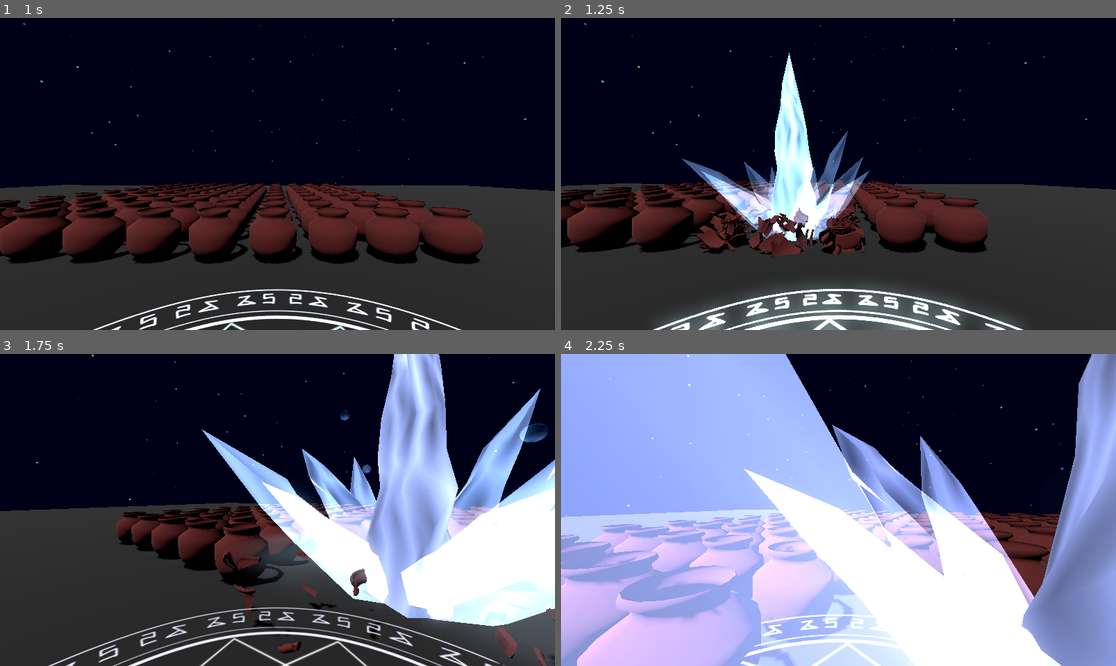
Above: before the commit, frames 1-4 (two rows, left to right).
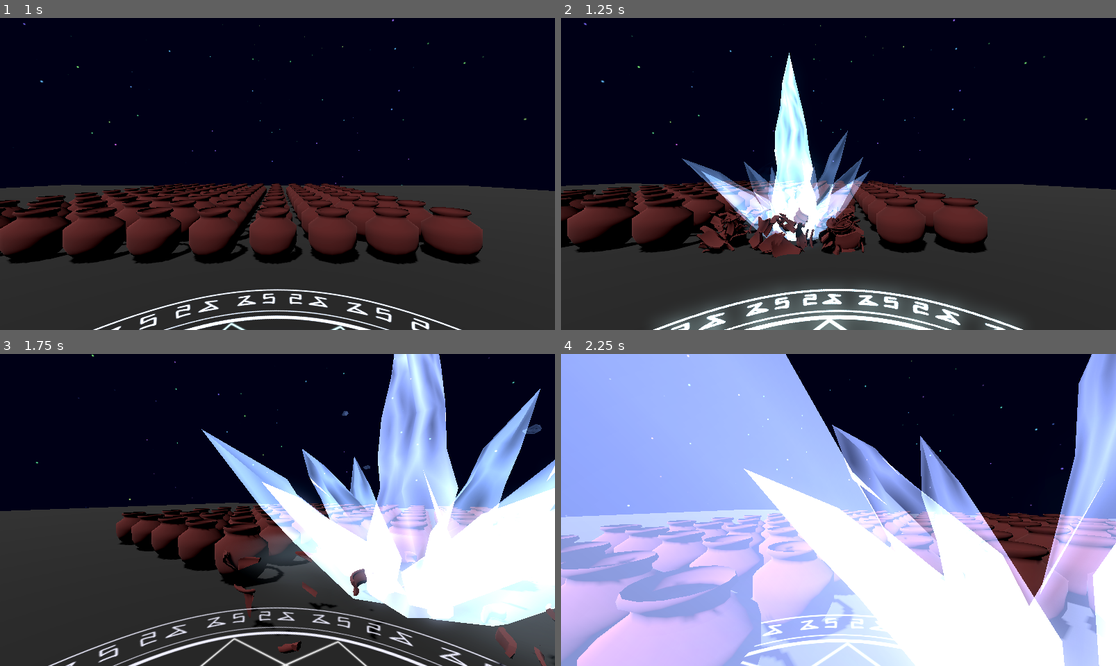
Above: after the commit, the same moments.

Repository: wispykey/shader-dump
Game: Godot game, scene res://demo_map.tscn
Same seed, same stepped clock (60 frames per second), same inputs: the game is played once before the commit and once after it.
Inputs (mouse positions are in pixels of both pictures, inside the frame that each line leads up to):
- Up to frame 1 (1 s): tap Enter (ui_accept) at 0.5, 0.77 s; move the mouse to (399, 158) at 0.52 s; hold Right (ui_right) from 0.53 s (still down); click (399, 158) at 0.67 s
- Up to frame 2 (1.25 s): keep holding Right (ui_right)
- Up to frame 3 (1.75 s): move the mouse to (249, 510) at 1.27 s; release Right (ui_right) at 1.28 s; hold Up (ui_up) from 1.28 s (still down); tap Enter (ui_accept) at 1.52 s
- Up to frame 4 (2.25 s): keep holding Up (ui_up); move the mouse to (849, 503) at 2.02 s

Frame 1 is identical in both runs. In frame 2, 0.5% of the frame differs, in the area x 37-47%, y 36-72%; in frame 3, 4.6%; in frame 4, 10%, in the area x 82-100%, y 0-100%.

Commit message:
Improve shape of tiny shards

Diff:
--- a/3D/SoulFreeze/large_shard_material.tres
+++ b/3D/SoulFreeze/large_shard_material.tres
@@ -16,7 +16,8 @@
 color_ramp = SubResource("Gradient_vo6yo")
 
 [resource]
+blend_mode = 1
 shading_mode = 0
-albedo_color = Color(1.2377636, 1.384157, 1.9919585, 0.20483756)
+albedo_color = Color(1.4314969, 1.5976101, 2.2970352, 0.6117647)
 albedo_texture = SubResource("NoiseTexture2D_m4dvh")
 refraction_enabled = true
--- a/3D/SoulFreeze/small_shard_material.tres
+++ b/3D/SoulFreeze/small_shard_material.tres
@@ -18,6 +18,6 @@
 transparency = 1
 blend_mode = 1
 shading_mode = 0
-albedo_color = Color(1.1323519, 1.2669139, 1.8251296, 0.13694364)
+albedo_color = Color(1.4319261, 1.5980874, 2.2977145, 0.43775183)
 albedo_texture = SubResource("NoiseTexture2D_m4dvh")
 refraction_enabled = true
--- a/3D/SoulFreeze/soul_freeze.tscn
+++ b/3D/SoulFreeze/soul_freeze.tscn
@@ -432,10 +432,10 @@
 tracks/13/interp = 1
 tracks/13/loop_wrap = true
 tracks/13/keys = {
-"times": PackedFloat32Array(0.16666667, 0.33118424, 0.96666664, 2.2193642, 2.7666667, 2.9666667),
-"transitions": PackedFloat32Array(1.2745613, 0.7845841, 0.7845841, 0.7845841, 2.0000007, 1),
-"update": 0,
-"values": [Color(1.4319261, 1.5980874, 2.2977145, 0), Color( …(117 unchanged characters)… 80874, 2.2977145, 0.41960785), Color(1.0037289, 1.1220398, 1.6201918, 0.32941177), Color(1.0448701, 1.1677785, 1.6852883, 0.015686275)]
+"times": PackedFloat32Array(0.16666667, 0.33118424, 0.96666664, 2.2193642, 3.1),
+"transitions": PackedFloat32Array(1.2745613, 0.7845841, 0.7845841, 0.7845841, 1),
+"update": 0,
+"values": [Color(1.4319261, 1.5980874, 2.2977145, 0), Color( …(117 unchanged characters)… 80874, 2.2977145, 0.41960785), Color(1.041959, 1.1706249, 1.6852883, 0)]
 }
 tracks/14/type = "value"
 tracks/14/imported = false
@@ -444,10 +444,10 @@
 tracks/14/interp = 1
 tracks/14/loop_wrap = true
 tracks/14/keys = {
-"times": PackedFloat32Array(0.04418792, 0.26666668, 0.9, 2.2, 2.7666667, 3.1),
+"times": PackedFloat32Array(0.04418792, 0.26666668, 0.9, 2.0666666, 2.7666667, 3.1),
 "transitions": PackedFloat32Array(1.2311445, 0.49999997, 0.7845841, 0.7845841, 2.0000007, 1),
 "update": 0,
-"values": [Color(1.4314969, 1.5976101, 2.2970352, 0), Color(1.5959109, 2.227999, 2.603, 0.788), Color(1.4314969, 1.5976101, 2.2970352, 0.6117647), Color(1.4319261, 1.5980874, 2.2977145, 0.40784314), Color(1.0037289, 1.1220398, 1.6201918, 0.32941177), Color(0.6117647, 0.6862745, 1, 0.05882353)]
+"values": [Color(1.4314969, 1.5976101, 2.2970352, 0), Color(1.5959109, 2.227999, 2.603, 0.788), Color(1.4314969, 1.5976101, 2.2970352, 0.6117647), Color(1.4314969, 1.5976101, 2.2970352, 0.6117647), Color(1.0037289, 1.1220398, 1.6201918, 0.32941177), Color(0.61, 0.688, 1, 0)]
 }
 tracks/15/type = "value"
 tracks/15/imported = false
@@ -816,7 +816,7 @@
 draw_pass_1 = SubResource("QuadMesh_d1cuh")
 
 [node name="Decal" type="MeshInstance3D" parent="." unique_id=1039718862]
-transform = Transform3D(3.2999997, 0, 5.715768, 0, 1, 0, -5.715768, 0, 3.2999997, 0, 0, 0)
+transform = Transform3D(3.302036, 0, 5.719295, 0, 1, 0, -5.719295, 0, 3.302036, 0, 0, 0)
 sorting_use_aabb_center = false
 material_override = SubResource("ShaderMaterial_d1cuh")
 mesh = SubResource("BoxMesh_3e3ww")
--- a/3D/SoulFreeze/tiny_shards.tscn
+++ b/3D/SoulFreeze/tiny_shards.tscn
@@ -1,4 +1,6 @@
 [gd_scene format=3 uid="uid://b3ekfvbo0c2q8"]
+
+[ext_resource type="ArrayMesh" uid="uid://d06445x3i1bod" path="res://3D/LeLu/Earth/models/static_mesh_debris.obj" id="1_l1h41"]
 
 [sub_resource type="FastNoiseLite" id="FastNoiseLite_o3xu1"]
 frequency = 0.0025
@@ -12,8 +14,17 @@
 transparency = 1
 blend_mode = 1
 shading_mode = 0
-albedo_color = Color(0.33465475, 0.49115133, 0.7397559, 1)
+vertex_color_use_as_albedo = true
+vertex_color_is_srgb = true
+albedo_color = Color(0.56263024, 0.6912477, 0.9659532, 1)
 albedo_texture = SubResource("NoiseTexture2D_qi1tl")
+
+[sub_resource type="Curve" id="Curve_l1h41"]
+_data = [Vector2(0, 0.59701496), 0.0, 0.0, 0, 0, Vector2(0.25872093, 0.12686563), 0.0, 0.0, 0, 0, Vector2(1, 0.059701443), -0.090605795, 0.0, 1, 0]
+point_count = 3
+
+[sub_resource type="CurveTexture" id="CurveTexture_w2i3b"]
+curve = SubResource("Curve_l1h41")
 
 [sub_resource type="Curve" id="Curve_dbn7j"]
 _data = [Vector2(0, 0.98684216), 0.0, -3.4754999, 0, 0, Vector2(0.38903394, 0), 0.0, 0.0, 0, 0, Vector2(0.6684073, 0), 0.0, 0.0, 0, 0, Vector2(1, 0), 0.0, 0.0, 0, 0]
@@ -46,11 +57,10 @@
 scale_min = 0.19999999
 scale_max = 0.29999998
 scale_curve = SubResource("CurveTexture_m8g47")
+alpha_curve = SubResource("CurveTexture_w2i3b")
 collision_mode = 1
 collision_friction = 0.8
 collision_bounce = 0.3
-
-[sub_resource type="SphereMesh" id="SphereMesh_s4tdt"]
 
 [node name="TinyShards" type="GPUParticles3D" unique_id=862576586]
 transform = Transform3D(-0.5357142, 0.04800189, 0.84303397, -0.0054062456, 0.99816775, -0.060270526, -0.8443822, -0.03684543, -0.534473, 0, 0, 0)
@@ -60,4 +70,4 @@
 explosiveness = 1.0
 fixed_fps = 60
 process_material = SubResource("ParticleProcessMaterial_m8g47")
-draw_pass_1 = SubResource("SphereMesh_s4tdt")
+draw_pass_1 = ExtResource("1_l1h41")
